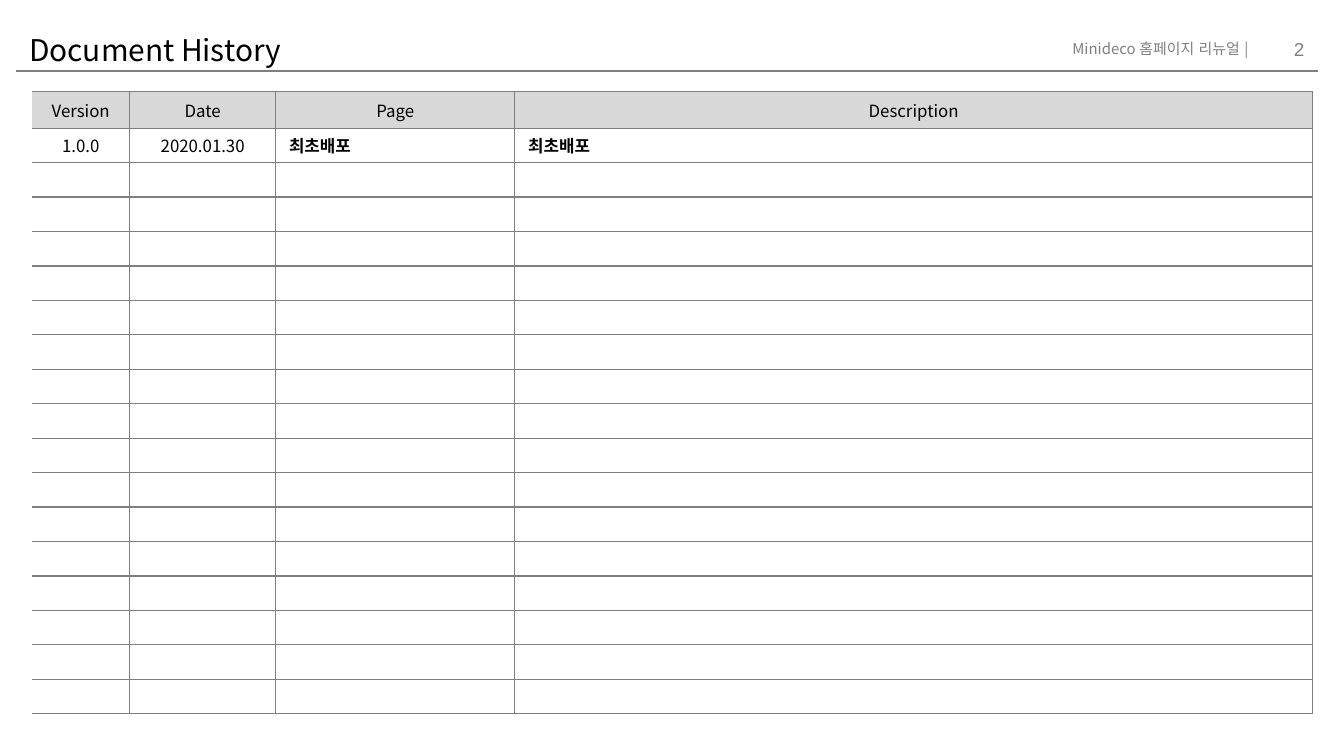
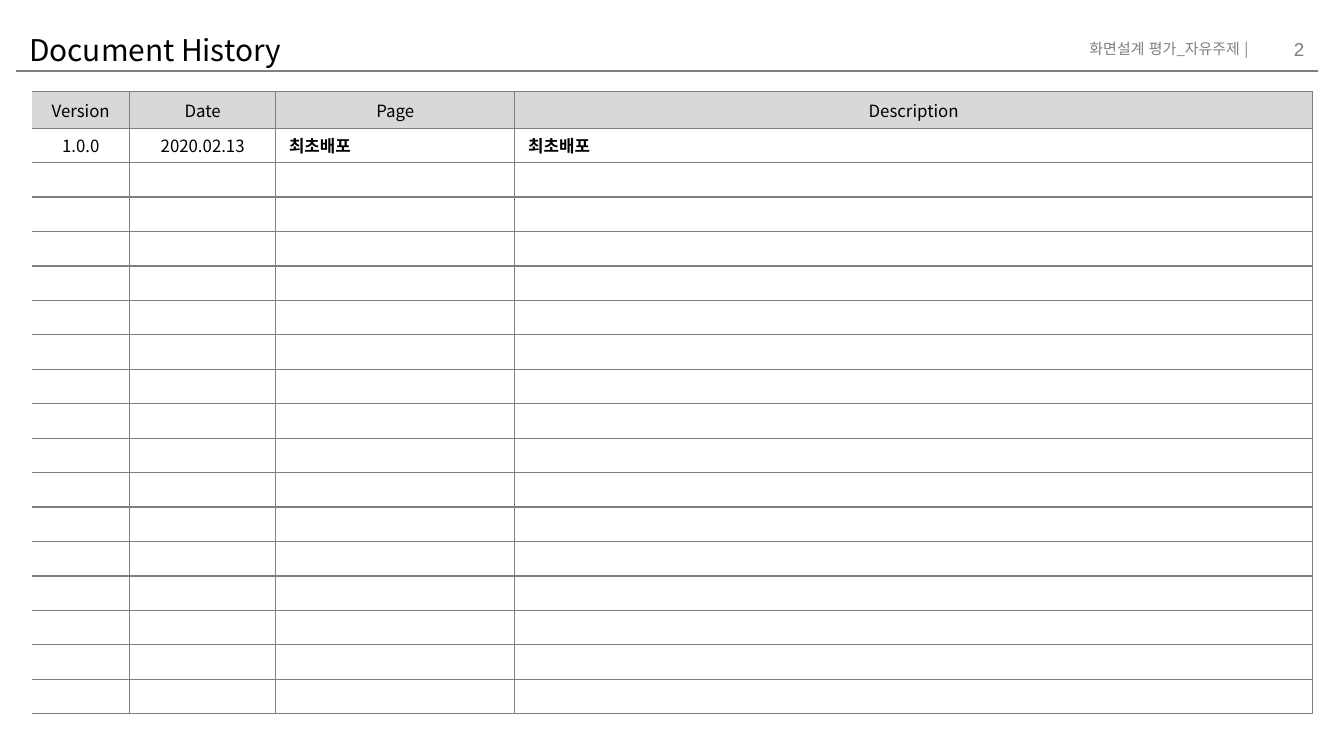
Before and after one commit to chaemilee9012/TIL2020, a slide deck: slide 2 of assignment/storyboard/이채미.pptx. Drawn at 1344x756 pixels with LibreOffice and Linux fonts; fonts in the diff are those of the drawing. Boxes give left, top, right and bottom in pixels: in the first picture for what was removed or moved away, otherwise in the second. Text is boxed around its words. In the diff, an @@ line names an element or a change of style, - is before the commit and + after.

```diff
--- a/assignment/storyboard/이채미.pptx
+++ b/assignment/storyboard/이채미.pptx
@@ text at (x1=1089, y1=41, x2=1240, y2=56): text changed @@
-Minideco 홈페이지 리뉴얼 |
+화면설계 평가_자유주제 |
@@ table at (x1=32, y1=91, x2=1313, y2=714) @@
-row 2, column 2: 2020.01.30
+row 2, column 2: 2020.02.13
```
Also in this commit, not shown: 3 other slides changed, 5 slides added, 16 slides removed, 13 other files.
